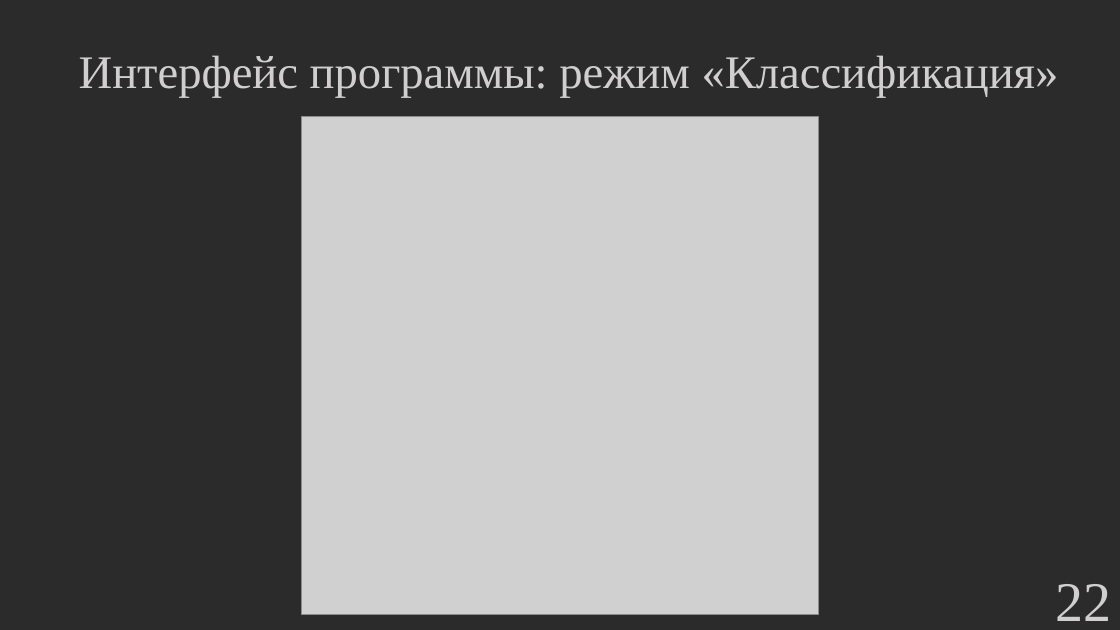
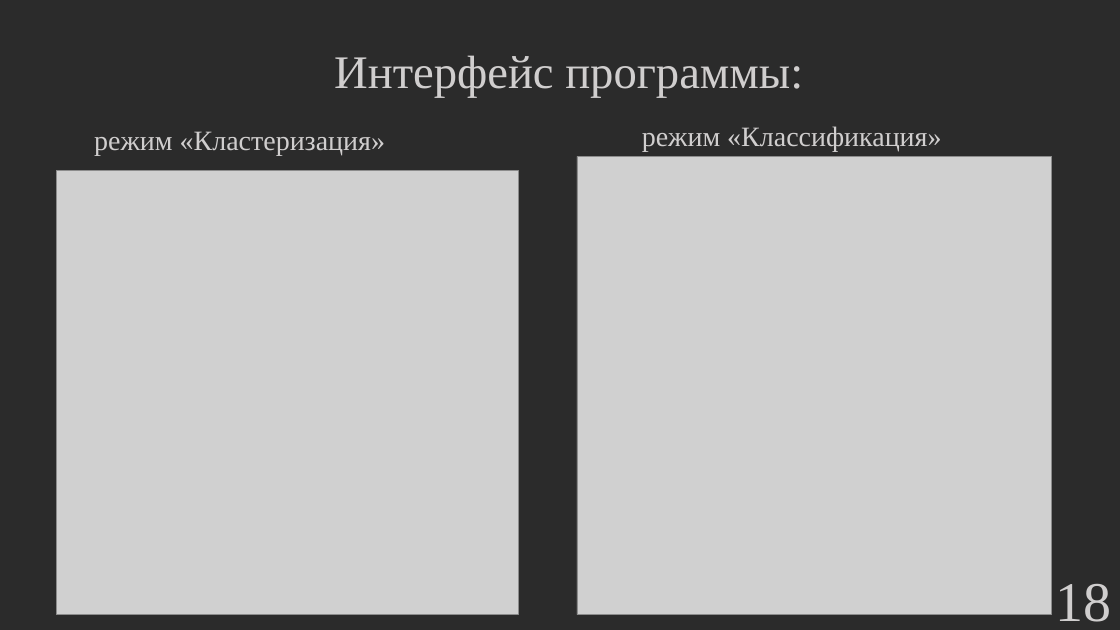
Before and after one commit to hetikk/diplom, a slide deck: slide 18 of docs/Презентация.pptx (slide 22 before the commit). Drawn at 1120x630 pixels with LibreOffice and Linux fonts; fonts in the diff are those of the drawing; grey boxes stand for pictures; background and template pictures are left out; a plain dark background stands for a picture behind light text. Boxes give left, top, right and bottom in pixels: in the first picture for what was removed or moved away, otherwise in the second. Text is boxed around its words. In the diff, an @@ line names an element or a change of style, - is before the commit and + after.

```diff
--- a/docs/Презентация.pptx
+++ b/docs/Презентация.pptx
@@ text at [334, 55, 803, 98]: text changed @@
-Интерфейс программы: режим «Классификация»
+Интерфейс программы:
@@ text added at [94, 131, 385, 155], 24 pt, text #D0CECE @@
+режим «Кластеризация»
@@ text added at [642, 126, 941, 151], 24 pt, text #D0CECE @@
+режим «Классификация»
@@ picture added at [56, 171, 518, 615] @@
@@ picture: place and size @@
-picture at [302, 116, 818, 614]
+picture at [577, 156, 1052, 614]
@@ page number at [1056, 584, 1112, 622]: text changed @@
-22
+18
```
Also in this commit, not shown: 15 other slides changed, 4 slides removed, 2 other files.
